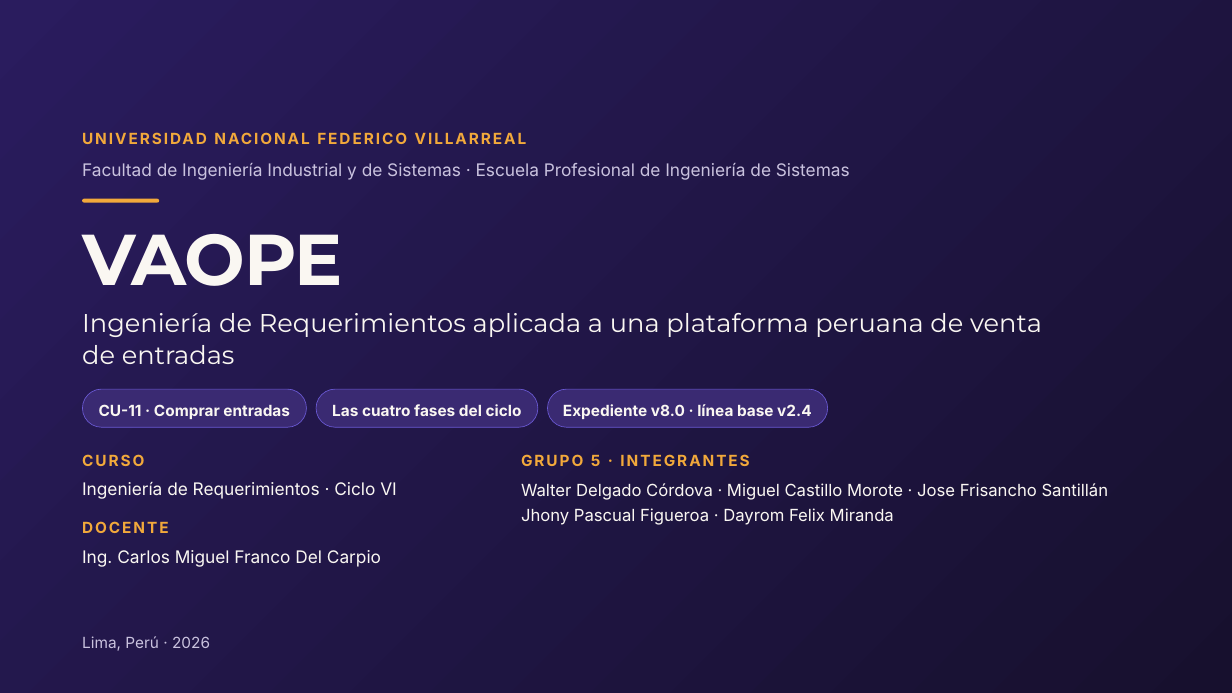
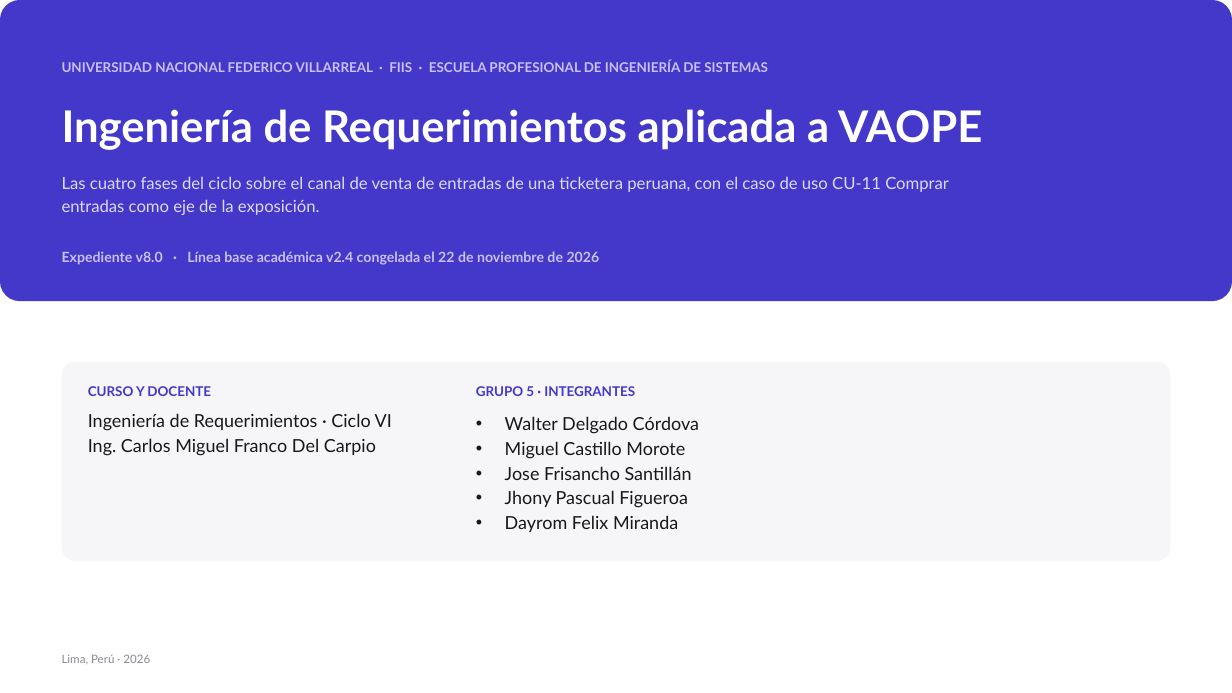
Before and after one commit to wdelgadoc/Grupo5-IR-UNFV, a slide deck: slide 1 of Presentacion_VAOPE_CU-11_Grupo_5.pptx. Drawn at 1232x693 pixels with LibreOffice and Linux fonts; fonts in the diff are those of the drawing. Boxes give left, top, right and bottom in pixels: in the first picture for what was removed or moved away, otherwise in the second. Text is boxed around its words. In the diff, an @@ line names an element or a change of style, - is before the commit and + after.

```diff
--- a/Presentacion_VAOPE_CU-11_Grupo_5.pptx
+++ b/Presentacion_VAOPE_CU-11_Grupo_5.pptx
@@ background #2A1C5E to #FFFFFF @@
@@ rectangle removed at (0,0,1232,693) @@
@@ rounded rectangle added at (0,0,1232,301), fill #4338CA @@
@@ text at (62,60,768,72): text changed; size 12 to 10.5 pt; font Inter to Lato; text colour #F2A93B to #C7C2F5 @@
-UNIVERSIDAD NACIONAL FEDERICO VILLARREAL
+UNIVERSIDAD NACIONAL FEDERICO VILLARREAL · FIIS · ESCUELA PROFESIONAL DE INGENIERÍA DE SISTEMAS
@@ text added at (62,109,982,150), 34 pt, text #FFFFFF, bold @@
+Ingeniería de Requerimientos aplicada a VAOPE
@@ text added at (62,176,949,215), 13 pt, text #DDDAFA @@
+Las cuatro fases del ciclo sobre el canal de venta de entradas de una ticketera peruana, con el caso de uso CU-11 Comprar entradas como eje de la exposición.
@@ text removed at (82,163,850,180) @@
-Facultad de Ingeniería Industrial y de Sistemas · Escuela Profesional de Ingeniería de Sistemas
@@ rounded rectangle removed at (82,199,159,202) @@
@@ title removed at (82,234,343,286) @@
-VAOPE
@@ text added at (62,251,600,265), 11 pt, text #C7C2F5, bold @@
+Expediente v8.0 · Línea base académica v2.4 congelada el 22 de noviembre de 2026
@@ text removed at (82,313,1042,364) @@
-Ingeniería de Requerimientos aplicada a una plataforma peruana de venta de entradas
@@ rounded rectangle added at (62,362,1171,561), fill #F6F6F8 @@
@@ rounded rectangle removed at (82,389,306,427) @@
-CU-11 · Comprar entradas
@@ text at (88,386,211,396): text changed; size 12 to 10.5 pt; font Inter to Lato; text colour #F2A93B to #4338CA @@
-CURSO
+CURSO Y DOCENTE
@@ rounded rectangle removed at (316,389,538,427) @@
-Las cuatro fases del ciclo
@@ text "GRUPO 5 · INTEGRANTES": place and size @@
-text "GRUPO 5 · INTEGRANTES" at (521,454,749,466)
+text "GRUPO 5 · INTEGRANTES" at (476,386,635,396)
@@ text "GRUPO 5 · INTEGRANTES" at (476,386,635,396): size 12 to 10.5 pt, font Inter to Lato, text colour #F2A93B to #4338CA, letter spacing 1.5 to 0 pt; line spacing 17.4pt to 1.15 @@
@@ rounded rectangle removed at (548,389,828,427) @@
-Expediente v8.0 · línea base v2.4
@@ text at (88,413,392,456): text changed; size 13.5 to 14 pt; font Inter to Lato; text colour #FAF7F2 to #18181B @@
-Ingeniería de Requerimientos · Ciclo VI
+Ingeniería de Requerimientos · Ciclo VI
+Ing. Carlos Miguel Franco Del Carpio
@@ text at (505,416,699,532): text changed; size 13 to 14 pt; font Inter to Lato; text colour #FAF7F2 to #18181B @@
-Walter Delgado Córdova · Miguel Castillo Morote · Jose Frisancho Santillán
-Jhony Pascual Figueroa · Dayrom Felix Miranda
+• Walter Delgado Córdova
+• Miguel Castillo Morote
+• Jose Frisancho Santillán
+• Jhony Pascual Figueroa
+• Dayrom Felix Miranda
@@ text removed at (82,521,168,533) @@
-DOCENTE
@@ text removed at (82,550,381,567) @@
-Ing. Carlos Miguel Franco Del Carpio
@@ text "Lima, Perú · 2026": place and size @@
-text "Lima, Perú · 2026" at (82,636,210,651)
+text "Lima, Perú · 2026" at (62,654,150,664)
@@ text "Lima, Perú · 2026" at (62,654,150,664): size 12 to 9 pt, font Inter to Lato, text colour #C9C2DE to #8A8A94; line spacing 17.4pt to 1.15 @@
```
Also in this commit, not shown: 17 other slides changed, 12 slides added, 13 slides removed.
